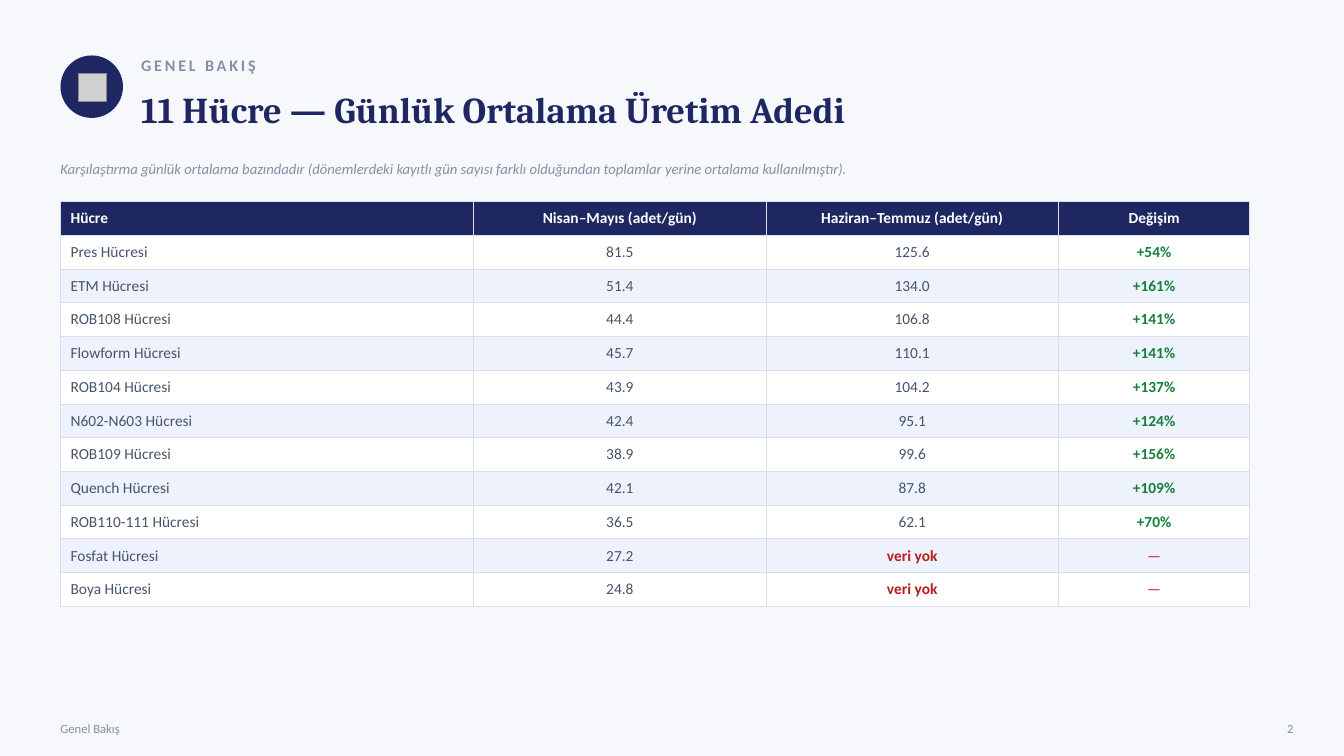
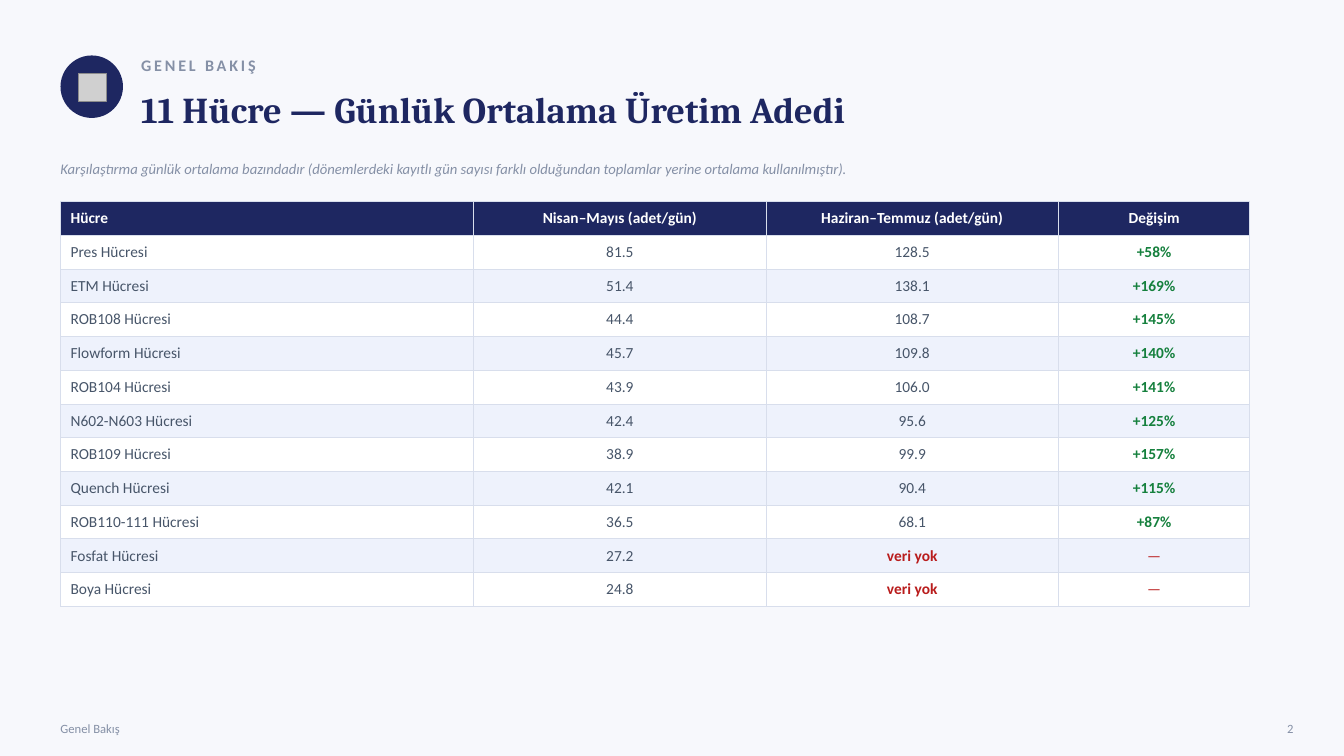
Before and after one commit to sgtdali/ManufUI, a slide deck: slide 3 of docs/sunumlar/Repkon-HF901-Ust-Yonetim-Sunumu-2026-07.pptx. Drawn at 1344x756 pixels with LibreOffice and Linux fonts; fonts in the diff are those of the drawing; grey boxes stand for pictures. Boxes give left, top, right and bottom in pixels: in the first picture for what was removed or moved away, otherwise in the second. Text is boxed around its words. In the diff, an @@ line names an element or a change of style, - is before the commit and + after.

```diff
--- a/docs/sunumlar/Repkon-HF901-Ust-Yonetim-Sunumu-2026-07.pptx
+++ b/docs/sunumlar/Repkon-HF901-Ust-Yonetim-Sunumu-2026-07.pptx
@@ table at (60,202,1250,601) @@
-row 2, column 3: 125.6
+row 2, column 3: 128.5
-row 2, column 4: +54%
+row 2, column 4: +58%
-row 3, column 3: 134.0
+row 3, column 3: 138.1
-row 3, column 4: +161%
+row 3, column 4: +169%
-row 4, column 3: 106.8
+row 4, column 3: 108.7
-row 4, column 4: +141%
+row 4, column 4: +145%
-row 5, column 3: 110.1
+row 5, column 3: 109.8
-row 5, column 4: +141%
+row 5, column 4: +140%
-row 6, column 3: 104.2
+row 6, column 3: 106.0
-row 6, column 4: +137%
+row 6, column 4: +141%
-row 7, column 3: 95.1
+row 7, column 3: 95.6
-row 7, column 4: +124%
+row 7, column 4: +125%
-row 8, column 3: 99.6
+row 8, column 3: 99.9
-row 8, column 4: +156%
+row 8, column 4: +157%
-row 9, column 3: 87.8
+row 9, column 3: 90.4
-row 9, column 4: +109%
+row 9, column 4: +115%
-row 10, column 3: 62.1
+row 10, column 3: 68.1
-row 10, column 4: +70%
+row 10, column 4: +87%
```
Also in this commit, not shown: 3 other slides changed, 7 other files.
